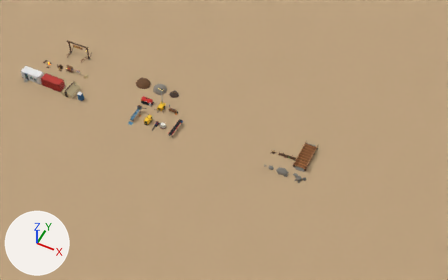
A saved change to the Blender file Props/props.blend.
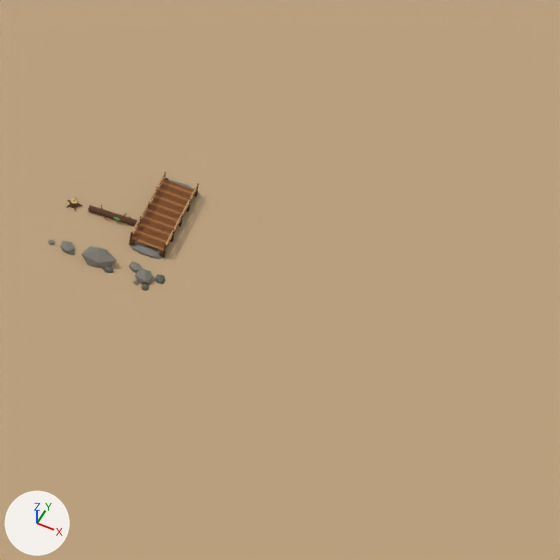
Each version appears first whole from a 50 mm camera at (61.0, -93.0, 120.3) aimed at (12.8, 3.3, -0.2), and next in a close-up on the part from 55% to 100% of the width and 28% to 100% of the height. Lighting does not change. The marker at lower left points along +X, +Y and +Z. The last two pictures show the newer version.

Script lines for the objects in view, before the commit:
```python
me_ground = bpy.data.meshes.new('Ground')
me_ground.from_pydata([(-100.0, -100.0, 0.0), (100.0, -100.0, 0.0), (100.0, 100.0, 0.0), (-100.0, 100.0, 0.0), (-100.0, -100.0, 0.0), (100.0, -100.0, 0.0), (100.0, 100.0, 0.0), (-100.0, 100.0, 0.0)], [], [(0, 3, 2, 1), (4, 5, 6, 7), (0, 1, 5, 4), (1, 2, 6, 5), (2, 3, 7, 6), (3, 0, 4, 7)])
me_ground.materials.append(mat_bld_bca07c)  # beige #bda27d
me_nature_bridge = bpy.data.meshes.new('Nature_Bridge')
me_nature_bridge.from_pydata(...)  # 504 vertices, 400 faces; spans x -2.01..1.91, y -4.66..4.73, z -0.23..1.65
# faces by material slot: [132, 54, 150, 24, 40]
me_nature_bridge.materials.append(mat_bld_553420)  # brown #54311a
me_nature_bridge.materials.append(mat_bld_a0693a)  # brown #a26937
me_nature_bridge.materials.append(mat_bld_7a4a26)  # brown #7b4921
me_nature_bridge.materials.append(mat_bld_c49a6c)  # orange #c59b6c
me_nature_bridge.materials.append(mat_bld_7e7a72)  # grey #7f7b73
ob_ground = bpy.data.objects.new('Ground', me_ground)
ob_ground.location = (0.0, 0.0, 0.0)
ob_nature_bridge = bpy.data.objects.new('Nature_Bridge', me_nature_bridge)
ob_nature_bridge.location = (34.0, 7.0, 0.0)
```
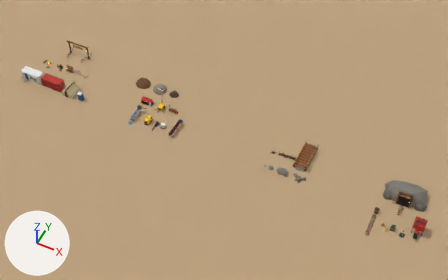
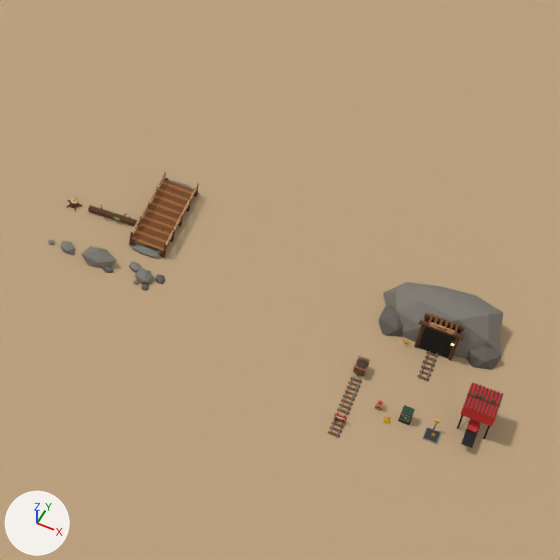
Changed parts and their boxes [x1, y1, x2, y2] in the close-ups (560 x 560 px):
'Mining_MineEntrance', added: after [378, 282, 503, 382]
'Mining_FeedHopper', added: after [457, 382, 504, 448]
'Mining_RailStraight', added: after [337, 376, 362, 415]
'Mining_Scale', added: after [422, 419, 441, 444]
'Mining_Minecart', added: after [353, 356, 370, 376]
'Mining_Safe', added: after [398, 405, 415, 425]
'Mining_RailBumper', added: after [328, 413, 347, 438]
'Mining_TNTCrate', added: after [374, 399, 384, 411]
'Mining_GoldBars', added: after [383, 416, 391, 424]

The change, as a list of edits to the scene's bpy script:
```text
Add ob_mining_scale:
    ob_mining_scale = bpy.data.objects.new('Mining_Scale', me_mining_scale)  # 56 vertices, 42 faces; spans x -0.6..0.6, y -0.6..0.68, z 0.0..1.45; in mat_bld_9aa2a8 (grey #9ba4a9), mat_bld_3a3a3a (dark grey #373737), mat_bld_1e1e1e (black #181818), mat_bld_f2c12e (yellow #f2c22a), mat_bld_1e3a1e (dark green #183718), mat_bld_7cfc6a (green #7dfc6a), mat_bld_e8b923 (yellow #e9bb1e)
    ob_mining_scale.location = (62.2, -4.8, 0.0)
Add ob_mining_feedhopper:
    ob_mining_feedhopper = bpy.data.objects.new('Mining_FeedHopper', me_mining_feedhopper)  # 216 vertices, 206 faces; spans x -1.35..1.35, y -3.1..1.35, z 0.0..3.66; in mat_bld_1e1e1e (black #181818), mat_bld_c8302c (red #c92c28), mat_bld_3a3a3a (dark grey #373737), mat_bld_6b4a2e (brown #6b492a)
    ob_mining_feedhopper.location = (65.0, -2.0, 0.0)
Add ob_mining_safe:
    ob_mining_safe = bpy.data.objects.new('Mining_Safe', me_mining_safe)  # 104 vertices, 74 faces; spans x -0.475..0.475, y -0.505..0.425, z 0.0..1.27; in mat_bld_1e1e1e (black #181818), mat_bld_2f4a3a (dark green #2b4937), mat_bld_3e5f4a (dark green #3c5f49), mat_bld_e8b923 (yellow #e9bb1e), mat_bld_9aa2a8 (grey #9ba4a9)
    ob_mining_safe.location = (59.8, -4.2, 0.0)
Add ob_mining_goldbars:
    ob_mining_goldbars = bpy.data.objects.new('Mining_GoldBars', me_mining_goldbars)  # 160 vertices, 120 faces; spans x -0.255..0.255, y -0.255..0.255, z 0.0..0.36; in mat_bld_e8b923 (yellow #e9bb1e)
    ob_mining_goldbars.location = (58.5, -5.0, 0.0)
Add ob_mining_tntcrate:
    ob_mining_tntcrate = bpy.data.objects.new('Mining_TNTCrate', me_mining_tntcrate)  # 208 vertices, 140 faces; spans x -0.3..0.357, y -0.335..0.358, z 0.0..0.807; in mat_bld_c49a6c (orange #c59b6c), mat_bld_7a4a26 (brown #7b4921), mat_bld_c8302c (red #c92c28), mat_bld_ededed (white #eeeeee), mat_bld_e8ddc4 (pale yellow #e9dec5)
    ob_mining_tntcrate.location = (57.5, -4.0, 0.0)
Add ob_mining_minecart:
    ob_mining_minecart = bpy.data.objects.new('Mining_Minecart', me_mining_minecart)  # 262 vertices, 288 faces; spans x -0.51..0.57, y -0.8..0.8, z 0.02..1.33; in mat_bld_1e1e1e (black #181818), mat_bld_8a5a3a (brown #8b5937), mat_bld_3a3a3a (dark grey #373737), mat_bld_4a3a30 (brown #49372c), mat_bld_e8b923 (yellow #e9bb1e)
    ob_mining_minecart.location = (55.0, -1.2, 0.0)
Add ob_mining_railbumper:
    ob_mining_railbumper = bpy.data.objects.new('Mining_RailBumper', me_mining_railbumper)  # 112 vertices, 84 faces; spans x -0.5..0.5, y -1.0..1.0, z 0.0..0.8; in mat_bld_7a4a26 (brown #7b4921), mat_bld_9aa2a8 (grey #9ba4a9), mat_bld_3a3a3a (dark grey #373737), mat_bld_553420 (brown #54311a), mat_bld_c8302c (red #c92c28), mat_bld_ededed (white #eeeeee)
    ob_mining_railbumper.location = (55.0, -7.5, 0.0)
Add ob_mining_railstraight:
    ob_mining_railstraight = bpy.data.objects.new('Mining_RailStraight', me_mining_railstraight)  # 96 vertices, 72 faces; spans x -0.5..0.5, y -2.0..2.0, z 0.0..0.18; in mat_bld_7a4a26 (brown #7b4921), mat_bld_9aa2a8 (grey #9ba4a9), mat_bld_3a3a3a (dark grey #373737)
    ob_mining_railstraight.location = (55.0, -4.0, 0.0)
Add ob_mining_mineentrance:
    ob_mining_mineentrance = bpy.data.objects.new('Mining_MineEntrance', me_mining_mineentrance)  # 611 vertices, 490 faces; spans x -5.66..5.27, y -3.8..5.91, z -3.38..4.0; in mat_bld_7e7a72 (grey #7f7b73), mat_bld_656159 (dark grey #656158), mat_bld_141210 (black #0c0a07), mat_bld_5a3a22 (brown #59371c), mat_bld_d9b77e (beige #dab87f), mat_bld_7a4a26 (brown #7b4921), mat_bld_c49a6c (orange #c59b6c), mat_bld_3a2a1a (brown #372513), mat_bld_ffe08a (yellow #ffe18b, glowing yellow #ffe18b), mat_bld_3a3a3a (dark grey #373737), mat_bld_f2c12e (yellow #f2c22a), mat_bld_553420 (brown #54311a), mat_bld_9aa2a8 (grey #9ba4a9)
    ob_mining_mineentrance.location = (60.0, 4.0, 0.0)
```
